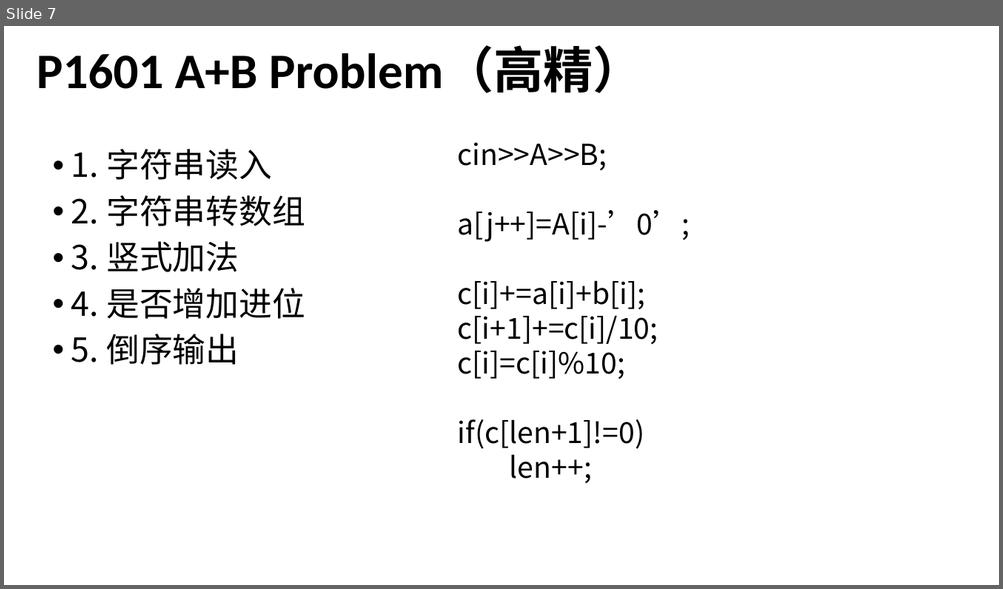
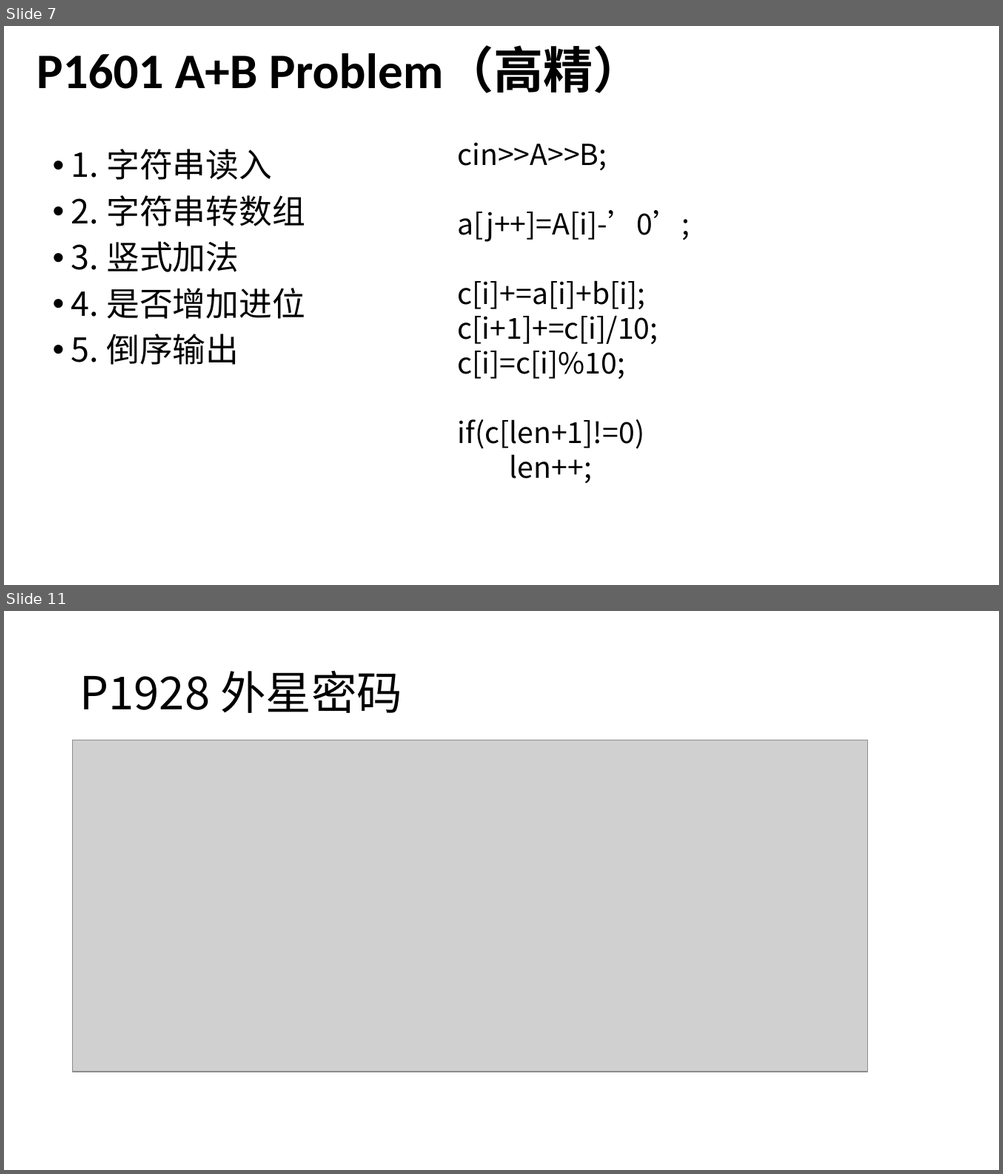
Before and after one commit to Adnios/Class, a slide deck: C++资料包/递推与递归.pptx. Shown one above the other, each under a label of ours: slide 7 before the commit, slides 7 and 11 after it; the slides between them are not shown. The pictures are 1003x589 and 1003x1174 pixels, drawn with LibreOffice and Linux fonts; fonts in the diff are those of the drawing; grey boxes stand for pictures. Boxes give left, top, right and bottom in pixels: in the first picture for what was removed or moved away, otherwise in the second. Text is boxed around its words. In the diff, an @@ line names an element or a change of style, - is before the commit and + after.

```diff
--- a/C++资料包/递推与递归.pptx
+++ b/C++资料包/递推与递归.pptx
@@ slide 11 added at (x1=4, y1=611, x2=999, y2=1170), background #FFFFFF @@
@@ title added at (x1=79, y1=670, x2=402, y2=713), 44 pt, text #000000 @@
+P1928 外星密码
@@ picture added at (x1=73, y1=740, x2=868, y2=1072) @@
```
Also in this commit, not shown: 1 slide changed, 3 other slides added, 5 other files.
